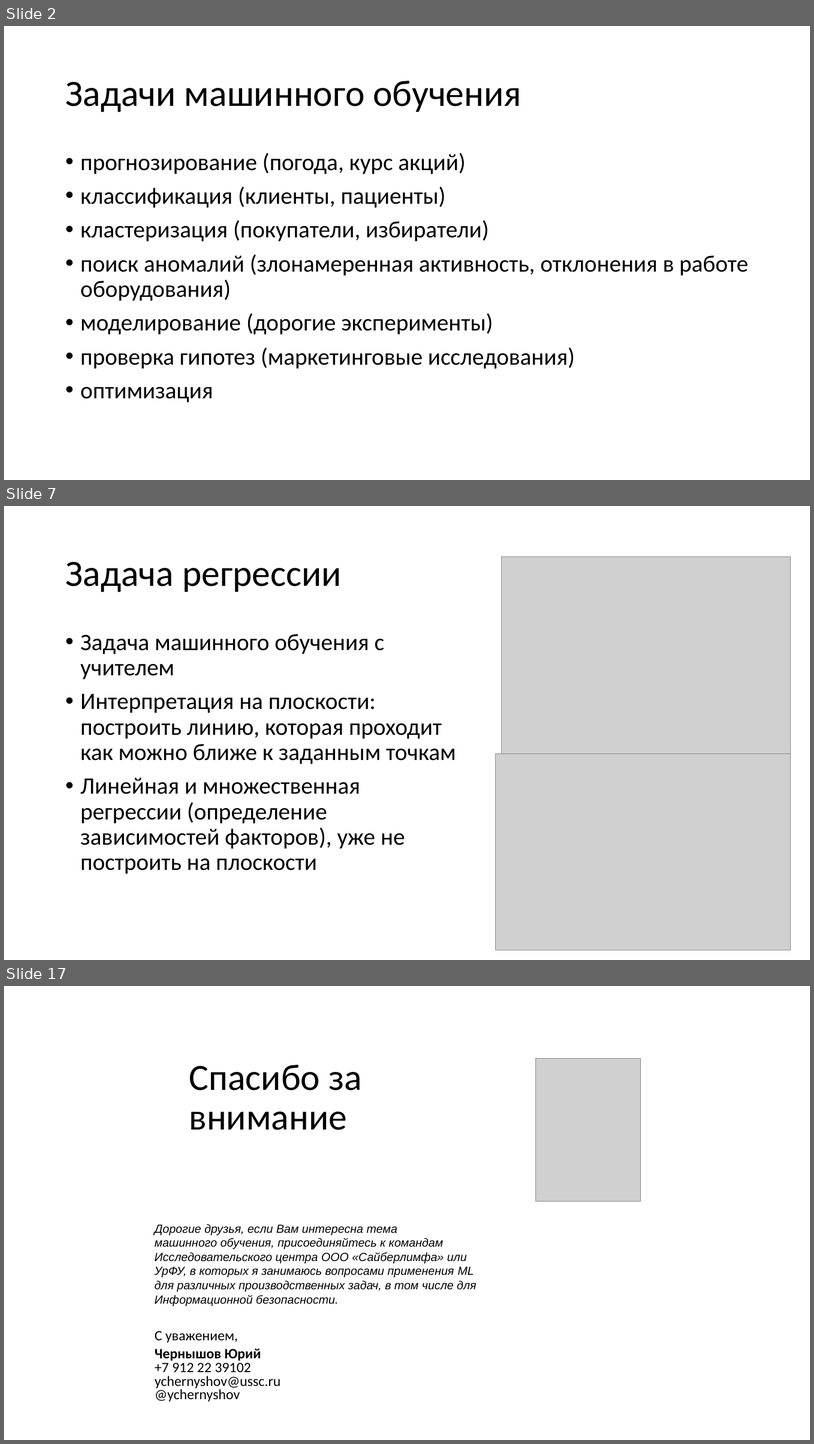
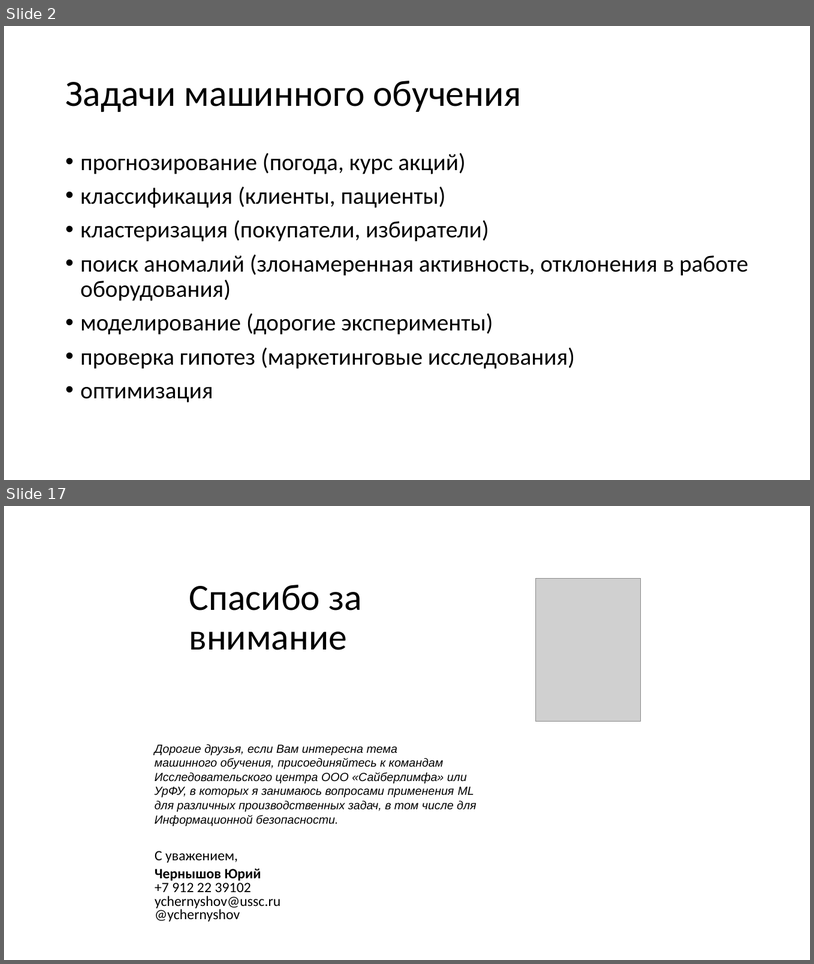
Before and after one commit to CyberLympha/Data-Science-Course, a slide deck: презентации/Задача регрессии.ppt. Shown one above the other, each under a label of ours: slides 2, 7 and 17 before the commit, slides 2 and 17 after it; the slides between them are not shown. The pictures are 814x1444 and 814x964 pixels, drawn with LibreOffice and Linux fonts; fonts in the diff are those of the drawing; grey boxes stand for pictures. Boxes give left, top, right and bottom in pixels: in the first picture for what was removed or moved away, otherwise in the second. Text is boxed around its words. In the diff, an @@ line names an element or a change of style, - is before the commit and + after.

```diff
--- a/презентации/Задача регрессии.ppt
+++ b/презентации/Задача регрессии.ppt
@@ slide 7 removed at [4, 506, 810, 960], background #FFFFFF @@
@@ picture removed at [501, 557, 791, 753] @@
@@ title removed at [65, 562, 341, 592] @@
-Задача регрессии
@@ text removed at [80, 634, 456, 874] @@
-• Задача машинного обучения с учителем
-• Интерпретация на плоскости: построить линию, которая проходит как можно ближе к заданным точкам
-• Линейная и множественная регрессии (определение зависимостей факторов), уже не построить на плоскости
@@ picture removed at [495, 753, 791, 950] @@
```
Also in this commit, not shown: 9 slides changed, 6 slides added, 5 other slides removed.
